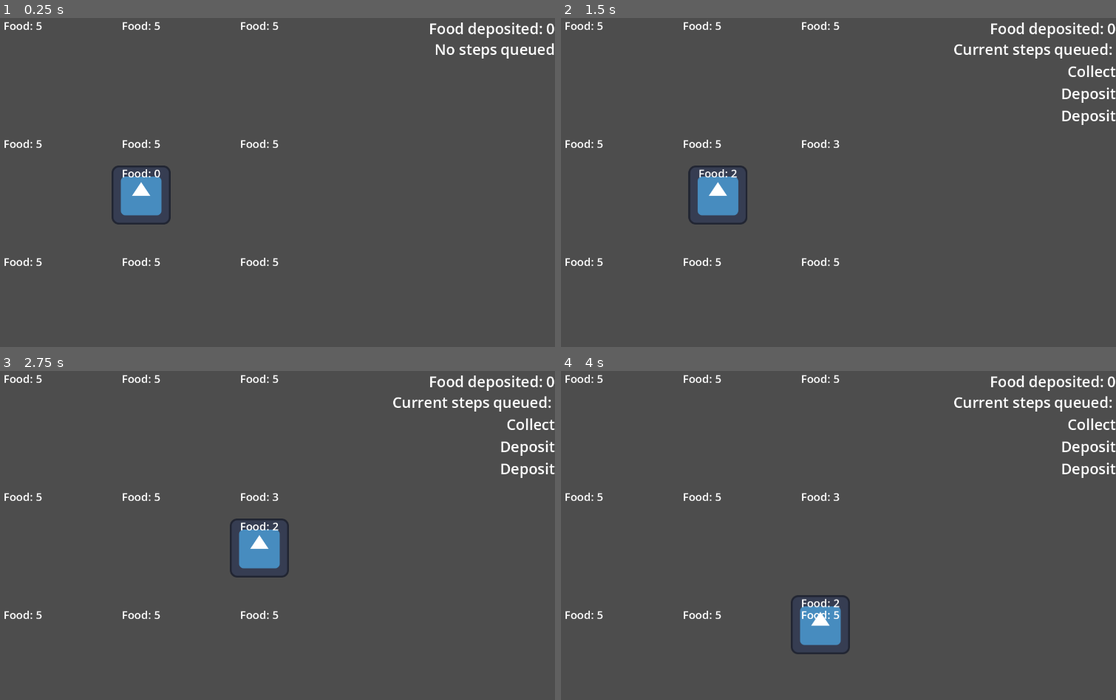
Above: before the commit, frames 1-4 (two rows, left to right).
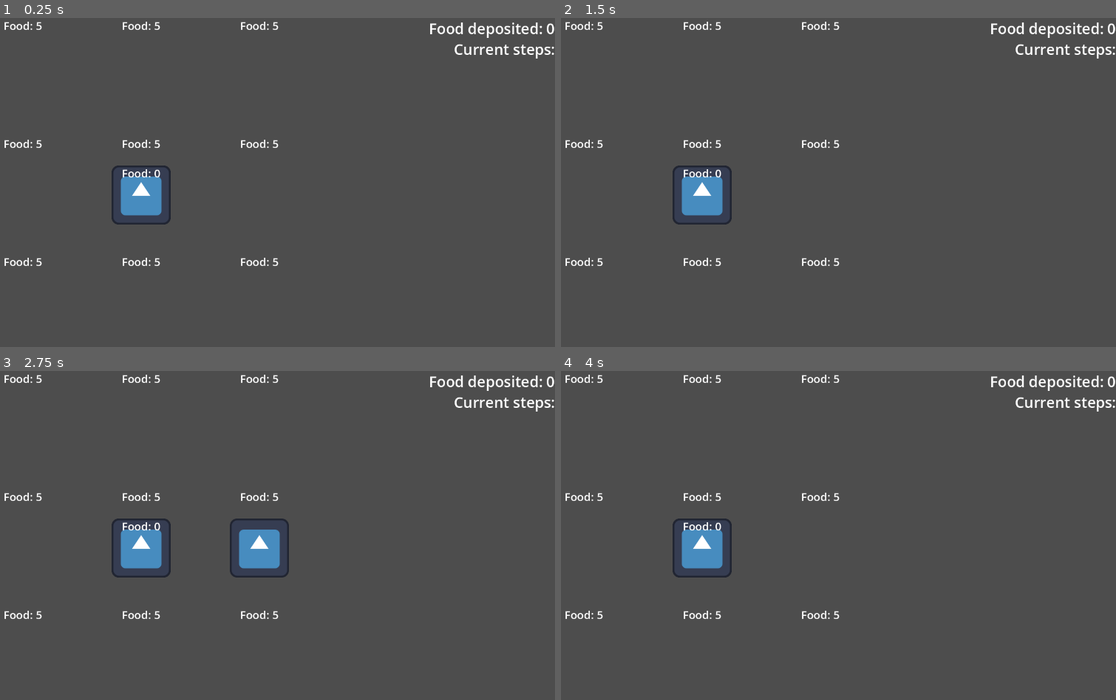
Above: after the commit, the same moments.

Repository: xandrrr/barnyard-masquerade
Game: Godot game, scene res://main.tscn
Same seed, same stepped clock (60 frames per second), same inputs: the game is played once before the commit and once after it. The engine's default icon, where the game draws it, is replaced by a stand-in: a white triangle on a blue panel in a dark square.
Inputs:
- Up to frame 1 (0.25 s): no input
- Up to frame 2 (1.5 s): tap Enter at 0.5 s; hold D (move_right) 0.53-1.28 s; tap E (collect_food) at 0.6 s; tap Space (deposit_food) at 1.25, 1.35 s; hold S (move_down) from 1.28 s (still down)
- Up to frame 3 (2.75 s): release S (move_down) at 2.03 s; hold D (move_right) from 2.03 s (still down); tap N (do_nothing) at 2.1 s
- Up to frame 4 (4 s): tap Enter at 2.75 s; release D (move_right) at 2.78 s; hold W (move_up) 2.78-3.53 s; tap E (collect_food) at 2.85 s; hold A (move_left) from 3.53 s (still down); tap Space (deposit_food) at 3.6 s

The runs differ from the first frame. In frame 1, 0.4% of the frame differs, in the area x 78-100%, y 7-13%; in frame 2, 2.1%; in frame 3, 2.2%; in frame 4, 3.3%, in the area x 20-100%, y 7-87%.

Commit message:
Add player turns
Add player turns

Diff:
--- a/main.gd
+++ b/main.gd
@@ -3,12 +3,26 @@
 var food_deposited_amount : int = 0
 var current_turn : Unit = null
 
-var current_steps : Array = []
+var current_steps : Dictionary = {
+	1 : [],
+	2 : [],
+	3 : []
+}
+var current_players : Array = []
+var current_player_units : Dictionary = {}
+
+var current_turn_index = -1
+var current_player_acting = null
+var test_players = [
+	1, 2, 3, 4
+]
 
 func _ready() -> void:
 	$TileManager.create_map(3, 3)
-	$UnitManager.create_player_unit()
-	update_queued_move_display()
+	for test_player in test_players:
+		current_player_units[test_player] = $UnitManager.create_player_unit()
+		current_players.append(test_player)
+	change_turn()
 
 
 func update_deposited_food_tally():
@@ -18,22 +32,23 @@
 func play_turn():
 	for unit in $UnitManager.current_player_units:
 		unit.starting_dance.emit()
-	for step in current_steps:
-		play_step(step)
-		await get_tree().create_timer(1.0).timeout
-	current_steps.clear()
-	update_queued_move_display()
+	for i in range(3):
+		for step in current_steps[i + 1]:
+			play_step(step)
+		await get_tree().create_timer(1.5).timeout
+	current_steps[1].clear()
+	current_steps[2].clear()
+	current_steps[3].clear()
 	update_deposited_food_tally()
+	current_turn_index = -1
+	change_turn()
 	for unit in $UnitManager.current_player_units:
 		unit.unit_turn_started.emit()
 
 
 func add_step(enactor : Unit, target_tile : Tile, action_name : String):
 	var turn_elements = [enactor, target_tile, action_name]
-	current_steps.append(turn_elements)
-	update_queued_move_display()
-	if current_steps.size() == 3:
-		play_turn()
+	current_steps[enactor.steps_queued].append(turn_elements)
 
 
 func play_step(step : Array):
@@ -66,16 +81,27 @@
 
 
 func _on_unit_manager_move_requested(enactor: Unit, target_tile: Tile, action_name: String) -> void:
+	enactor.steps_queued += 1
+	print(enactor.steps_queued)
 	add_step(enactor, target_tile, action_name)
 	enactor.get_node("ProjectionSprite").global_position = target_tile.position
+	if enactor.steps_queued == 3:
+		change_turn()
 
 
-func update_queued_move_display():
-	if !current_steps.is_empty():
-		var to_append : String = "\n"
-		for step in current_steps:
-			to_append += step[2]
-			to_append += "\n"
-		$MainControl/StepsQueuedLabel.text = "Current steps queued: " + to_append
+func change_turn():
+	current_turn_index += 1
+	if current_player_acting:
+		var previous_unit = current_player_units[current_player_acting]
+		previous_unit.unit_turn_concluded.emit()
+		previous_unit.steps_queued = 0
+
+	if current_turn_index < current_players.size():
+		current_player_acting = current_players[current_turn_index]
+		var current_unit = current_player_units[current_player_acting]
+		current_unit.steps_queued = 0
+		await get_tree().create_timer(0.05).timeout
+		current_unit.unit_turn_started.emit()
 	else:
-		$MainControl/StepsQueuedLabel.text = "No steps queued"
+		current_player_acting = null
+		play_turn()
--- a/unit.gd
+++ b/unit.gd
@@ -5,11 +5,13 @@
 var current_exploration : Tile = null
 var food_amount : int = 0
 var is_npc : bool = false
+var steps_queued : int = 0
 
 signal request_step(target_tile : Tile, action_name : String)
 signal tile_change_requested(target_coordinate_x : int, target_coordinate_y : int)
 signal starting_dance
 signal unit_turn_started
+signal unit_turn_concluded
 
 func _ready() -> void:
 	add_to_group("Units")
--- a/unit.tscn
+++ b/unit.tscn
@@ -5,6 +5,7 @@
 [ext_resource type="Script" uid="uid://wsl25dg622bc" path="res://unit_state_manager.gd" id="3_davkp"]
 [ext_resource type="Script" uid="uid://dk2duril0hxvk" path="res://queueing_moves.gd" id="4_1sk4h"]
 [ext_resource type="Script" uid="uid://bqciqppemdnfb" path="res://dancing.gd" id="5_baxm0"]
+[ext_resource type="Script" uid="uid://dm57whrhey4cd" path="res://waiting.gd" id="6_baxm0"]
 
 [sub_resource type="RectangleShape2D" id="RectangleShape2D_lquwl"]
 size = Vector2(25, 25)
@@ -49,7 +50,7 @@
 [node name="UnitStateManager" type="Node" parent="." unique_id=777459765 node_paths=PackedStringArray("unit", "initial_state")]
 script = ExtResource("3_davkp")
 unit = NodePath("..")
-initial_state = NodePath("QueueingMoves")
+initial_state = NodePath("Waiting")
 metadata/_custom_type_script = "uid://y021c0k020p6"
 
 [node name="QueueingMoves" type="Node" parent="UnitStateManager" unique_id=2126709481 node_paths=PackedStringArray("unit")]
@@ -60,3 +61,7 @@
 [node name="Dancing" type="Node" parent="UnitStateManager" unique_id=774773069]
 script = ExtResource("5_baxm0")
 metadata/_custom_type_script = "uid://teapur67yax4"
+
+[node name="Waiting" type="Node" parent="UnitStateManager" unique_id=1543843035]
+script = ExtResource("6_baxm0")
+metadata/_custom_type_script = "uid://teapur67yax4"
--- a/unit_manager.gd
+++ b/unit_manager.gd
@@ -5,10 +5,6 @@
 const UNIT_PATH = preload("res://unit.tscn")
 var current_player_units : Array = []
 var current_npcs : Array = []
-
-var test_players = [
-	1, 2, 3, 4
-]
 
 signal move_requested(enactor : Unit, target_tile : Tile, action_name : String)
 
--- a/unit_state_manager.gd
+++ b/unit_state_manager.gd
@@ -16,3 +16,10 @@
 		state = get_node("QueueingMoves")
 		state.enter(previous_state_path)
 	)
+
+	unit.unit_turn_concluded.connect(func():
+		var previous_state_path := state.name
+		state.exit()
+		state = get_node("Waiting")
+		state.enter(previous_state_path)
+	)
--- /dev/null
+++ b/waiting.gd
@@ -0,0 +1 @@
+extends State
Not shown, added: waiting.gd.uid
